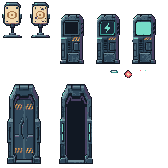
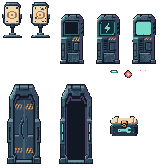
Layer changes from the first 168x168 image to the second:
added layer "repair-cache" above "shot-enemy" over <box>110,116,138,136</box>
